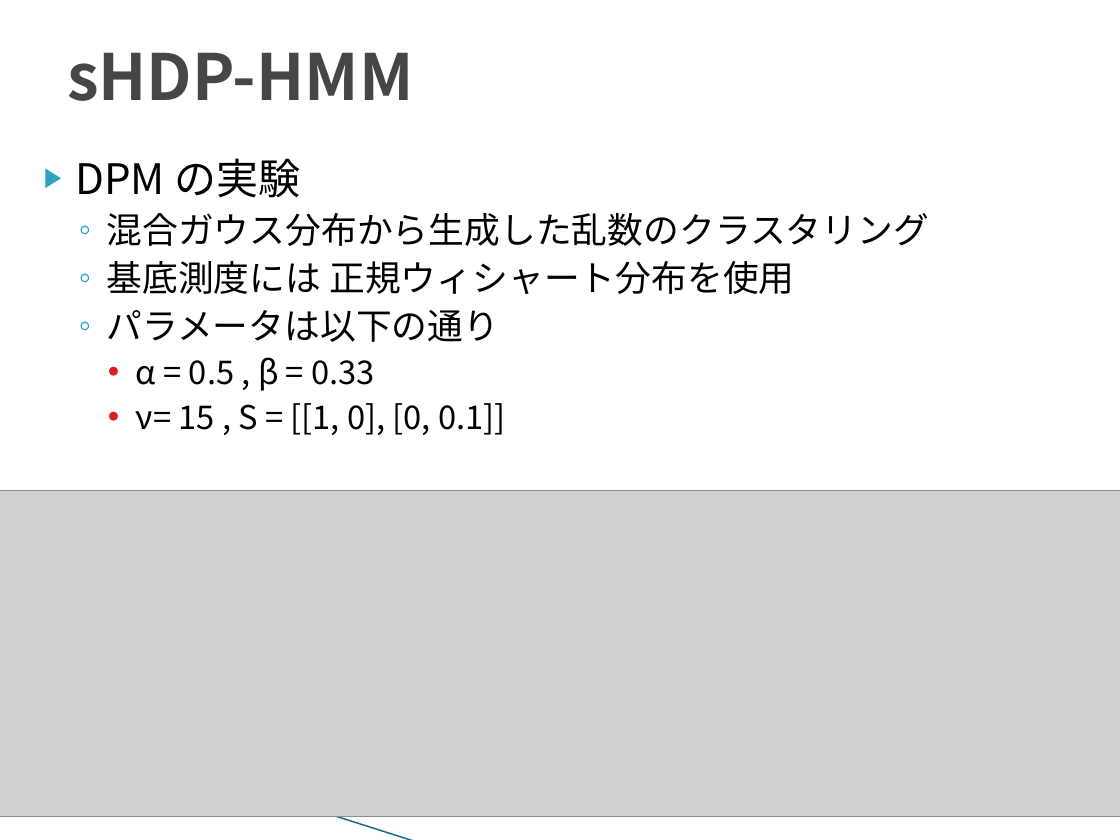
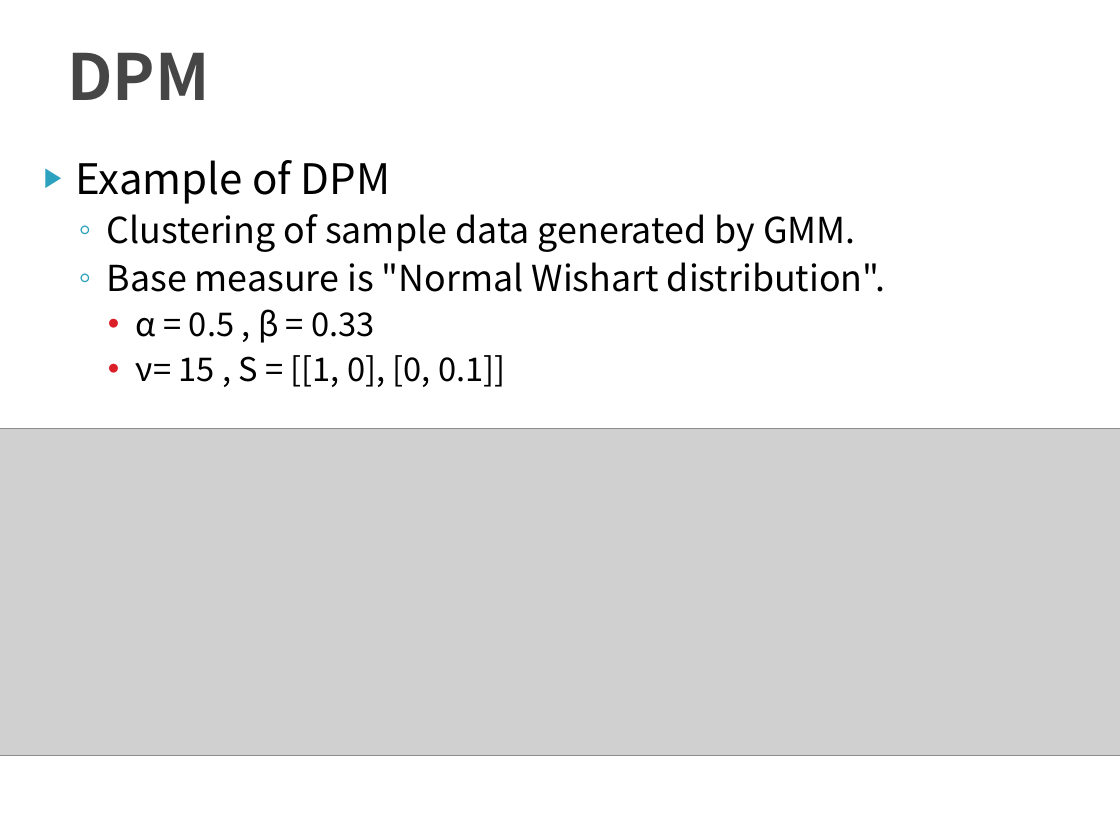
Before and after one commit to TetsuyaKomota/MyMasterStudies, a slide deck: slide 17 of slides/seminar_20170111.pptx. Drawn at 1120x840 pixels with LibreOffice and Linux fonts; fonts in the diff are those of the drawing; grey boxes stand for pictures; background and template pictures are left out. Boxes give left, top, right and bottom in pixels: in the first picture for what was removed or moved away, otherwise in the second. Text is boxed around its words. In the diff, an @@ line names an element or a change of style, - is before the commit and + after.

```diff
--- a/slides/seminar_20170111.pptx
+++ b/slides/seminar_20170111.pptx
@@ title at (67,52,209,100): text changed @@
-sHDP-HMM
+DPM
@@ text at (75,160,885,292): text changed @@
-▶ DPM の実験
-  ◦ 混合ガウス分布から生成した乱数のクラスタリング
-  ◦ 基底測度には 正規ウィシャート分布を使用
-  ◦ パラメータは以下の通り
+▶ Example of DPM
+  ◦ Clustering of sample data generated by GMM.
+  ◦ Base measure is "Normal Wishart distribution".
@@ picture: place and size @@
-picture at (0,491,1120,816)
+picture at (0,429,1120,755)
@@ line removed from (0, 709) to (416, 840) @@
```
Also in this commit, not shown: 7 other slides changed, 1 slide added, 1 slide removed, 1 other file.
